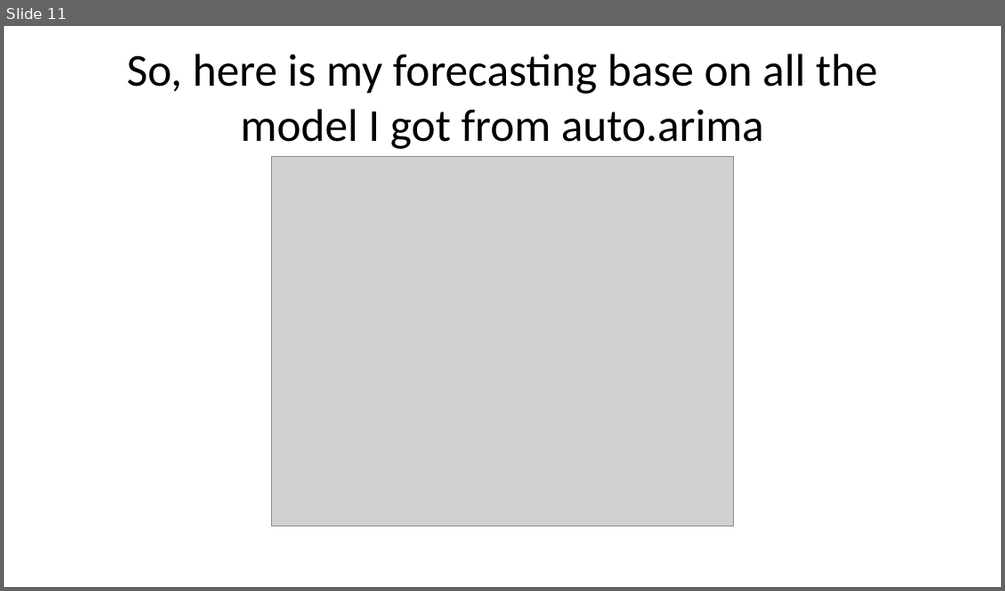
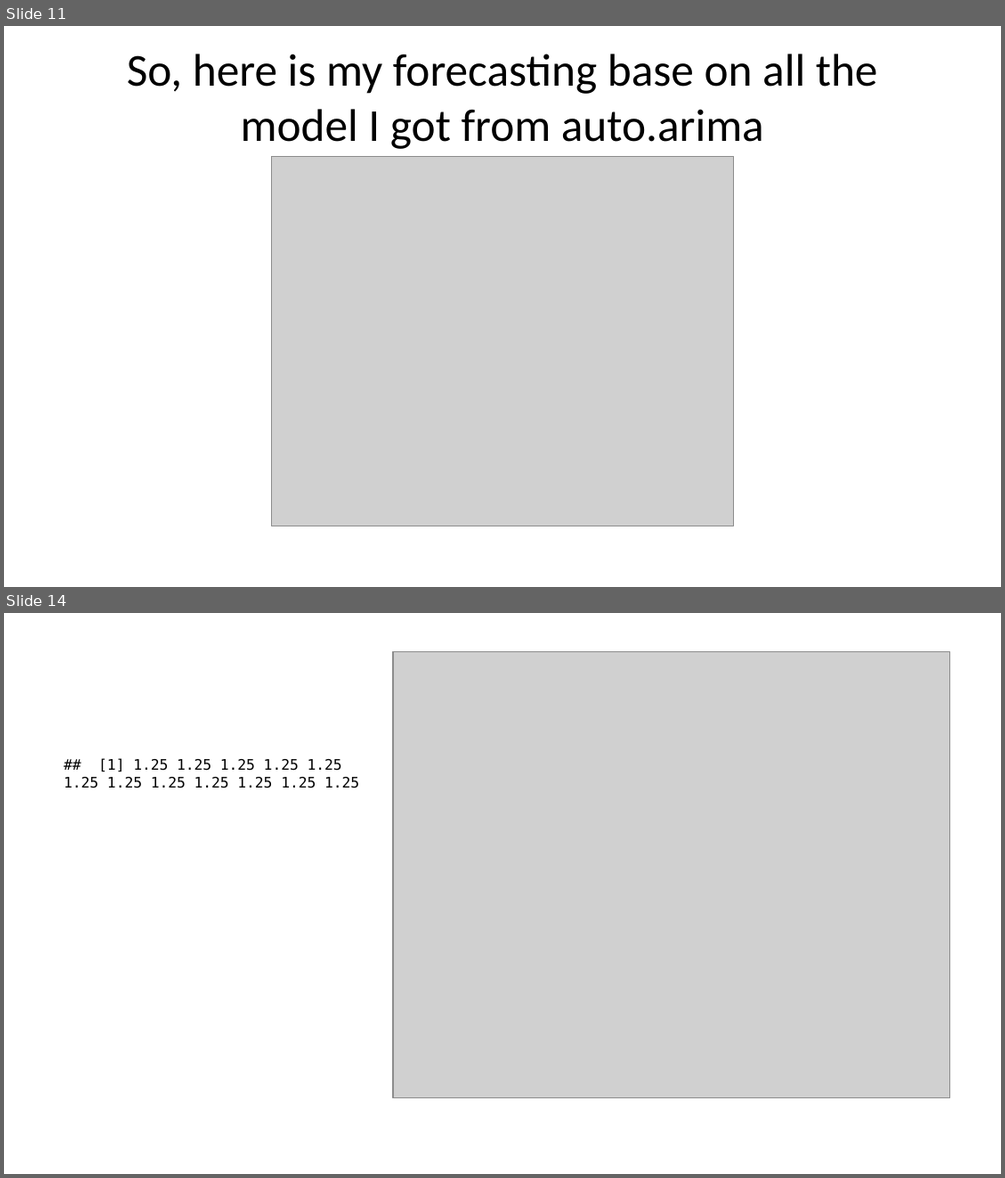
Before and after one commit to Allisterh/VAR_conditional_forecast-ECON-493-forcasting-economy, a slide deck: The research project/The_power_point.pptx. Shown one above the other, each under a label of ours: slide 11 before the commit, slides 11 and 14 after it; the slides between them are not shown. The pictures are 1005x591 and 1005x1178 pixels, drawn with LibreOffice and Linux fonts; fonts in the diff are those of the drawing; grey boxes stand for pictures. Boxes give left, top, right and bottom in pixels: in the first picture for what was removed or moved away, otherwise in the second. Text is boxed around its words. In the diff, an @@ line names an element or a change of style, - is before the commit and + after.

```diff
--- a/The research project/The_power_point.pptx
+++ b/The research project/The_power_point.pptx
@@ slide 14 added at box(4, 613, 1001, 1174), background #FFFFFF @@
@@ picture added at box(393, 652, 949, 1097) @@
@@ text added at box(64, 758, 359, 788), 10.5 pt, text #000000 @@
+## [1] 1.25 1.25 1.25 1.25 1.25 1.25 1.25 1.25 1.25 1.25 1.25 1.25
```
Also in this commit, not shown: 4 other slides added, 1 slide removed, 6 other files.
